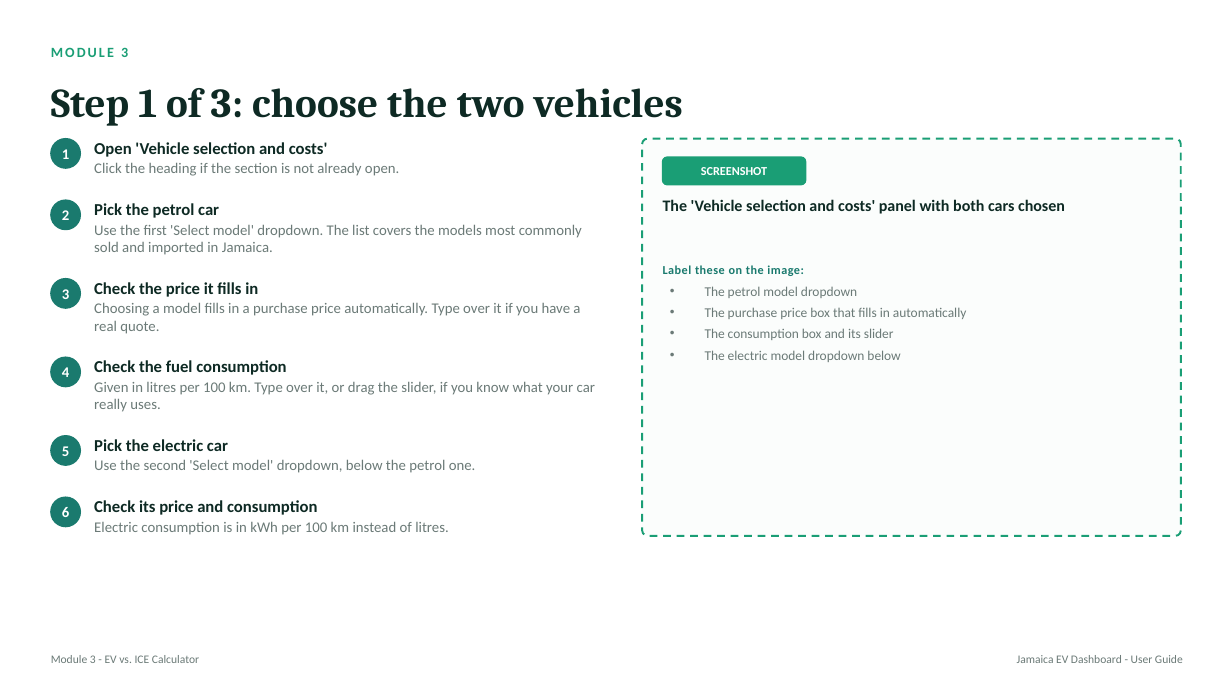
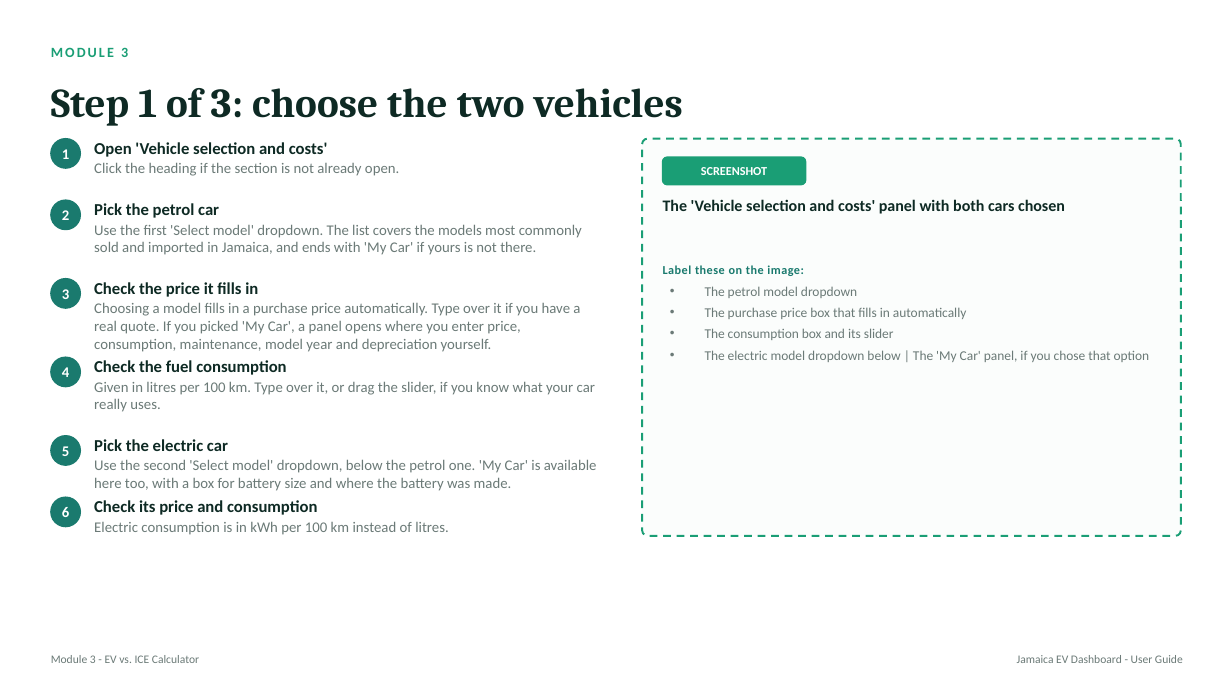
Before and after one commit to andsmart01-sketch/EV-Lab-UWI, a slide deck: slide 16 of docs/EV_Dashboard_User_Guide.pptx. Drawn at 1232x693 pixels with LibreOffice and Linux fonts; fonts in the diff are those of the drawing. Boxes give left, top, right and bottom in pixels: in the first picture for what was removed or moved away, otherwise in the second. Text is boxed around its words. In the diff, an @@ line names an element or a change of style, - is before the commit and + after.

```diff
--- a/docs/EV_Dashboard_User_Guide.pptx
+++ b/docs/EV_Dashboard_User_Guide.pptx
@@ text at <box>94,225,582,255</box>: text changed @@
-Use the first 'Select model' dropdown. The list covers the models most commonly sold and imported in Jamaica.
+Use the first 'Select model' dropdown. The list covers the models most commonly sold and imported in Jamaica, and ends with 'My Car' if yours is not there.
@@ text at <box>94,303,580,352</box>: text changed @@
-Choosing a model fills in a purchase price automatically. Type over it if you have a real quote.
+Choosing a model fills in a purchase price automatically. Type over it if you have a real quote. If you picked 'My Car', a panel opens where you enter price, consumption, maintenance, model year and depreciation yourself.
@@ text at <box>705,350,1150,362</box>: text changed @@
-• The electric model dropdown below
+• The electric model dropdown below | The 'My Car' panel, if you chose that option
@@ text at <box>94,460,597,491</box>: text changed @@
-Use the second 'Select model' dropdown, below the petrol one.
+Use the second 'Select model' dropdown, below the petrol one. 'My Car' is available here too, with a box for battery size and where the battery was made.
```
Also in this commit, not shown: 11 other slides changed, 3 other files.
